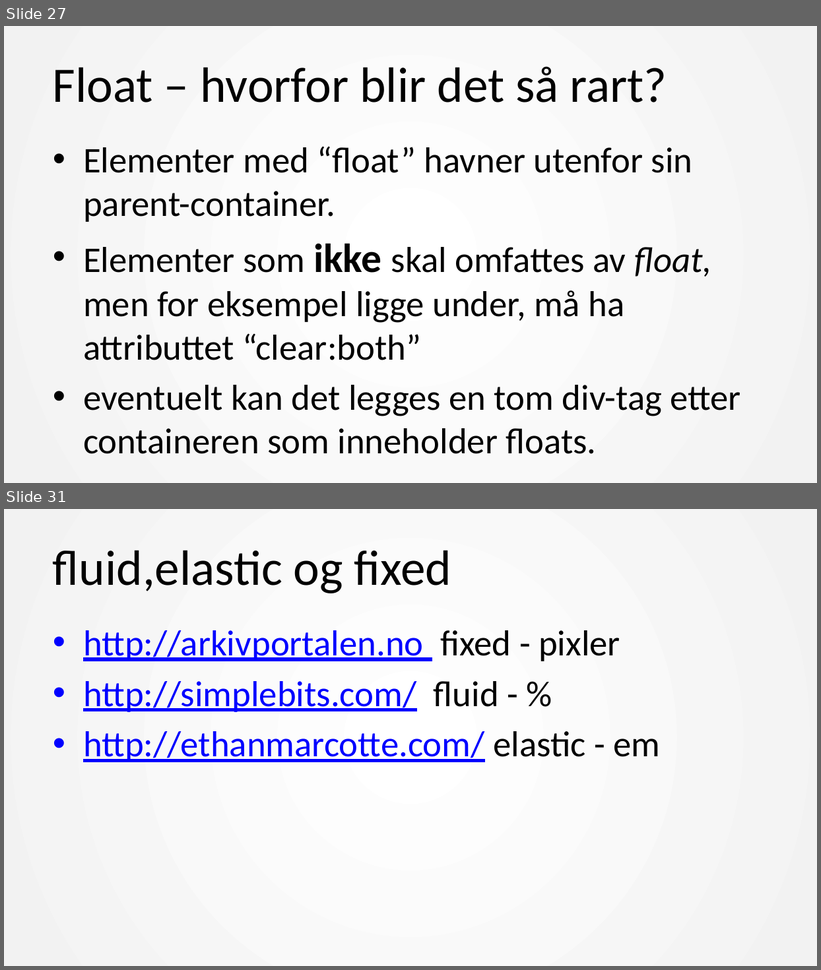
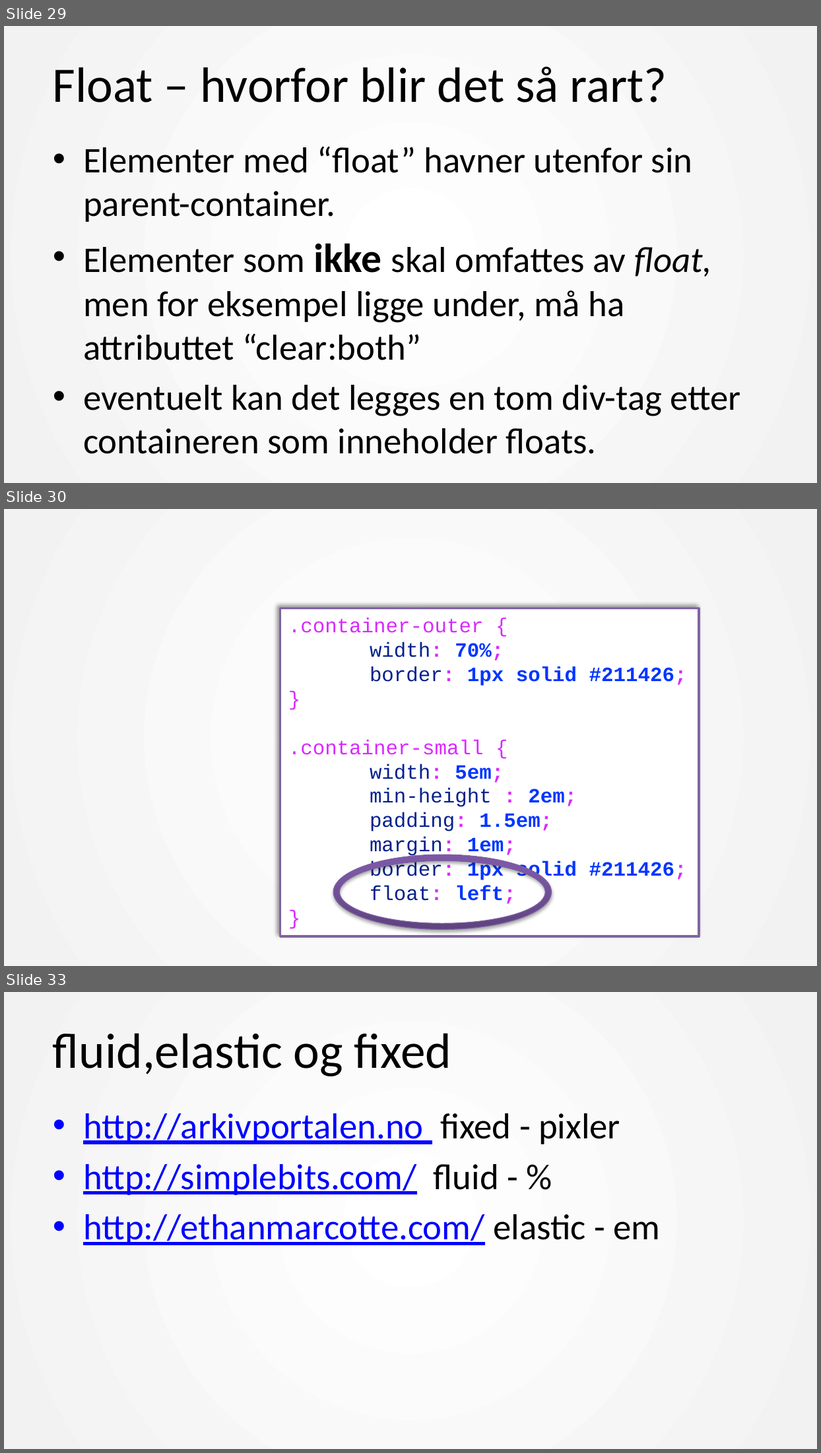
Before and after one commit to mesan/css-kurs, a slide deck: Foiler/1. CSS basic.pptx. Shown one above the other, each under a label of ours: slides 27 and 31 before the commit, slides 29, 30 and 33 after it; the slides between them are not shown. The pictures are 821x970 and 821x1453 pixels, drawn with LibreOffice and Linux fonts; fonts in the diff are those of the drawing; background and template pictures are left out. Boxes give left, top, right and bottom in pixels: in the first picture for what was removed or moved away, otherwise in the second. Text is boxed around its words. In the diff, an @@ line names an element or a change of style, - is before the commit and + after.

```diff
--- a/Foiler/1. CSS basic.pptx
+++ b/Foiler/1. CSS basic.pptx
@@ slide 30 added at (4, 509, 817, 966), background picture (left out); not listed: 1 template element that a slide beside it also shows @@
@@ rectangle added at (281, 608, 699, 937), fill #FFFFFF, outline #8064A2 2 pt, 18 pt, text #DA29FF @@
+.container-outer {
+width: 70%;
+border: 1px solid #211426;
+}
+.container-small {
+width: 5em;
+min-height : 2em;
+padding: 1.5em;
+margin: 1em;
+border: 1px solid #211426;
+float: left;
+}
@@ donut added at (333, 855, 551, 930), fill gradient #5F4480 to #7B58A6 to #7C57A8, outline #7D60A0 0.75 pt @@
@@ what was slide 27 is now slide 29 @@
@@ what was slide 31 is now slide 33 @@
```
Also in this commit, not shown: 14 slides changed, 6 other slides added, 5 slides removed, 7 other files.
